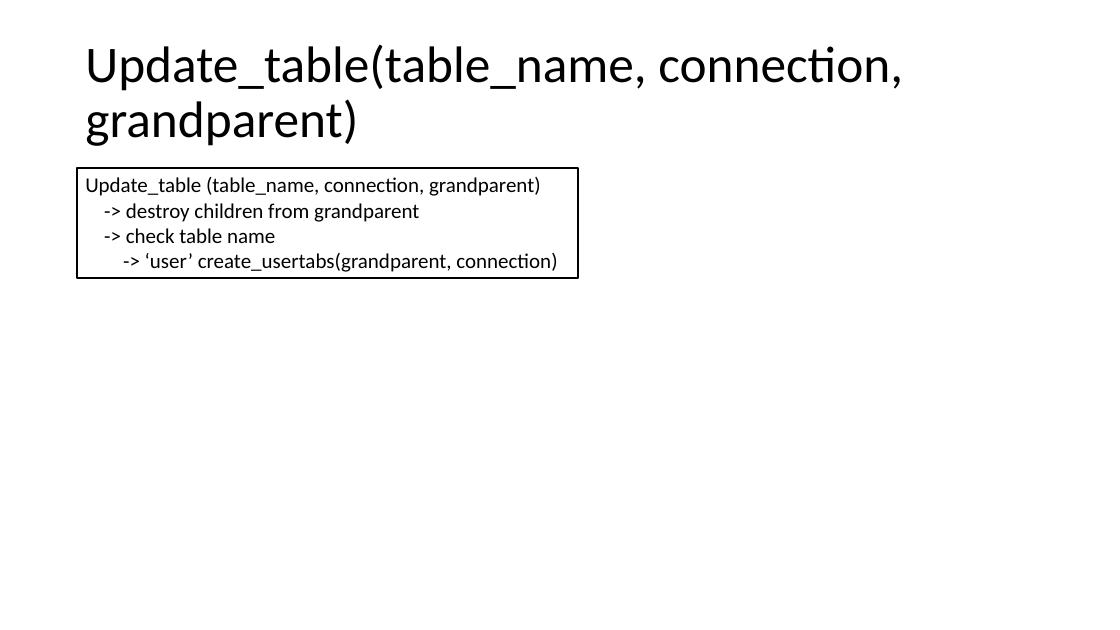
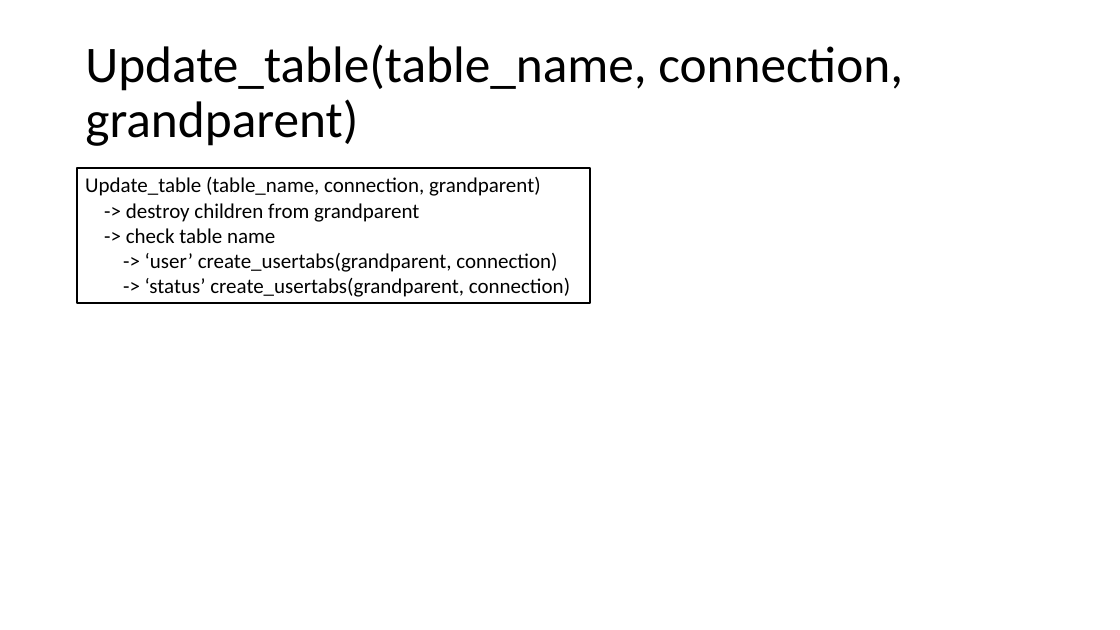
Before and after one commit to jcorain/CollaSci, a slide deck: slide 5 of GUI_schema.pptx (slide 7 before the commit). Drawn at 1120x630 pixels with LibreOffice and Linux fonts; fonts in the diff are those of the drawing. Boxes give left, top, right and bottom in pixels: in the first picture for what was removed or moved away, otherwise in the second. Text is boxed around its words. In the diff, an @@ line names an element or a change of style, - is before the commit and + after.

```diff
--- a/GUI_schema.pptx
+++ b/GUI_schema.pptx
@@ rectangle "Update_table (table_name, connection, grandparent)": place and size @@
-rectangle "Update_table (table_name, connection, grandparent)" at (77, 168, 578, 278)
+rectangle "Update_table (table_name, connection, grandparent)" at (77, 168, 591, 304)
@@ text in rectangle at (145, 278, 570, 297): paragraph added @@
+-> ‘status’ create_usertabs(grandparent, connection)
```
Also in this commit, not shown: 3 other slides changed, 4 slides added, 3 other files.
